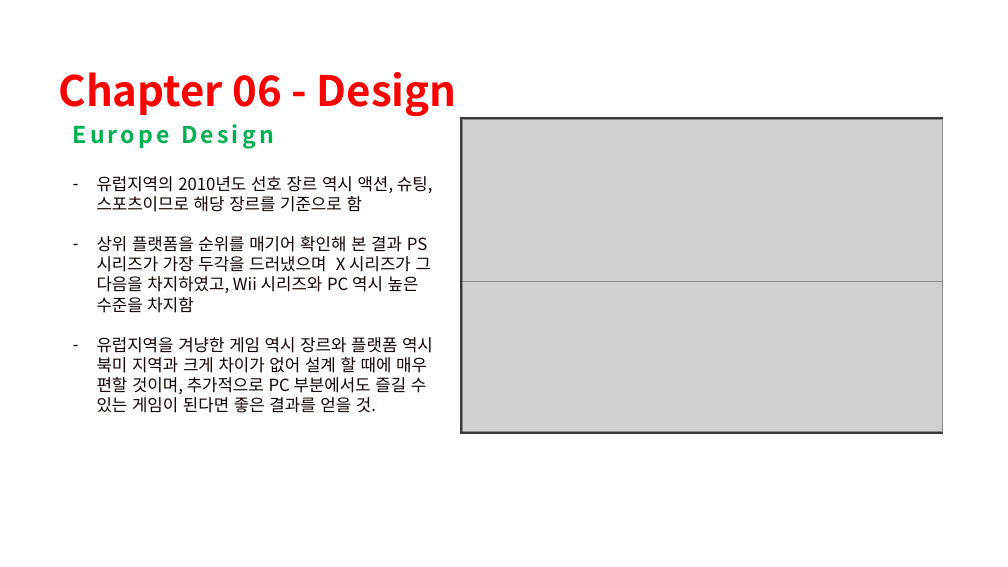
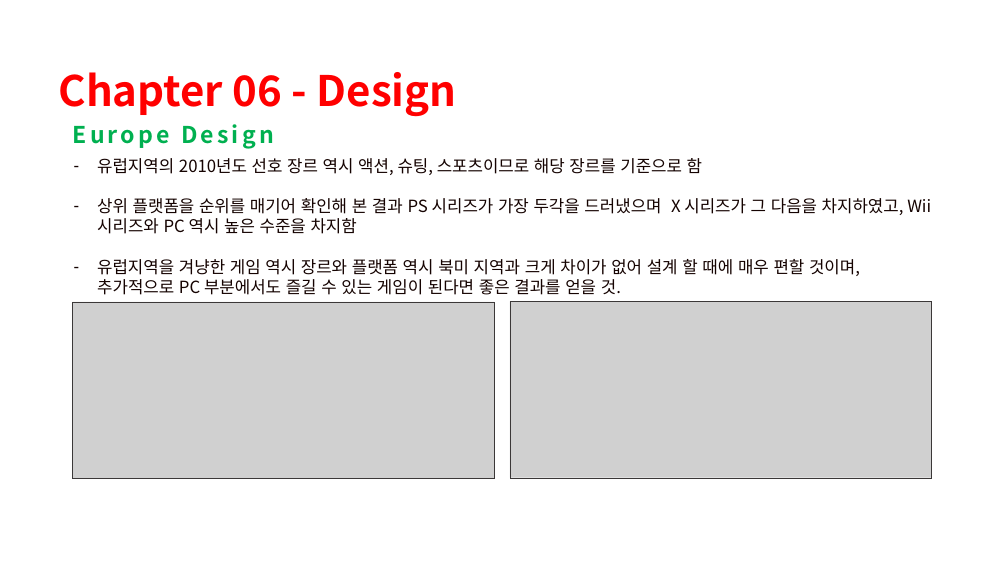
Before and after one commit to kmukhs/AIB17_Section1_Project, a slide deck: slide 28 of AIB17_Section1_Project_김현섭.pptx (slide 38 before the commit). Drawn at 1008x567 pixels with LibreOffice and Linux fonts; fonts in the diff are those of the drawing; grey boxes stand for pictures; background and template pictures are left out. Boxes give left, top, right and bottom in pixels: in the first picture for what was removed or moved away, otherwise in the second. Text is boxed around its words. In the diff, an @@ line names an element or a change of style, - is before the commit and + after.

```diff
--- a/AIB17_Section1_Project_김현섭.pptx
+++ b/AIB17_Section1_Project_김현섭.pptx
@@ rectangle removed at (463,119,941,433) @@
@@ picture removed at (463,119,943,284) @@
@@ text "유럽지역의 2010년도 선호 장르 역시 ..." rewrapped from (97,176,433,413) to (97,158,931,295) @@
@@ picture added at (73,302,495,478) @@
@@ picture: place and size @@
-picture at (463,281,943,431)
+picture at (510,302,932,478)
```
Also in this commit, not shown: 19 other slides changed, 10 slides removed.
